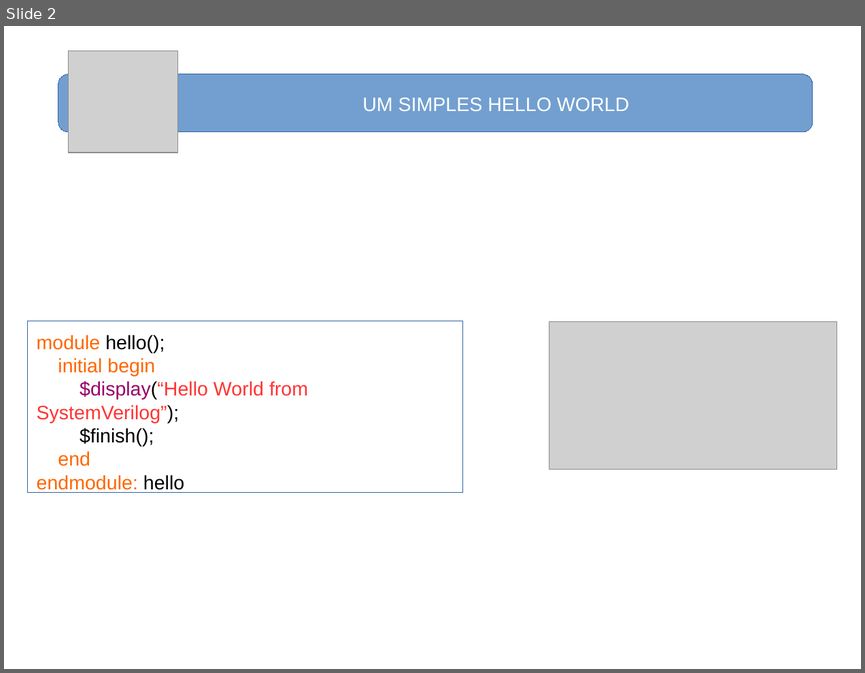
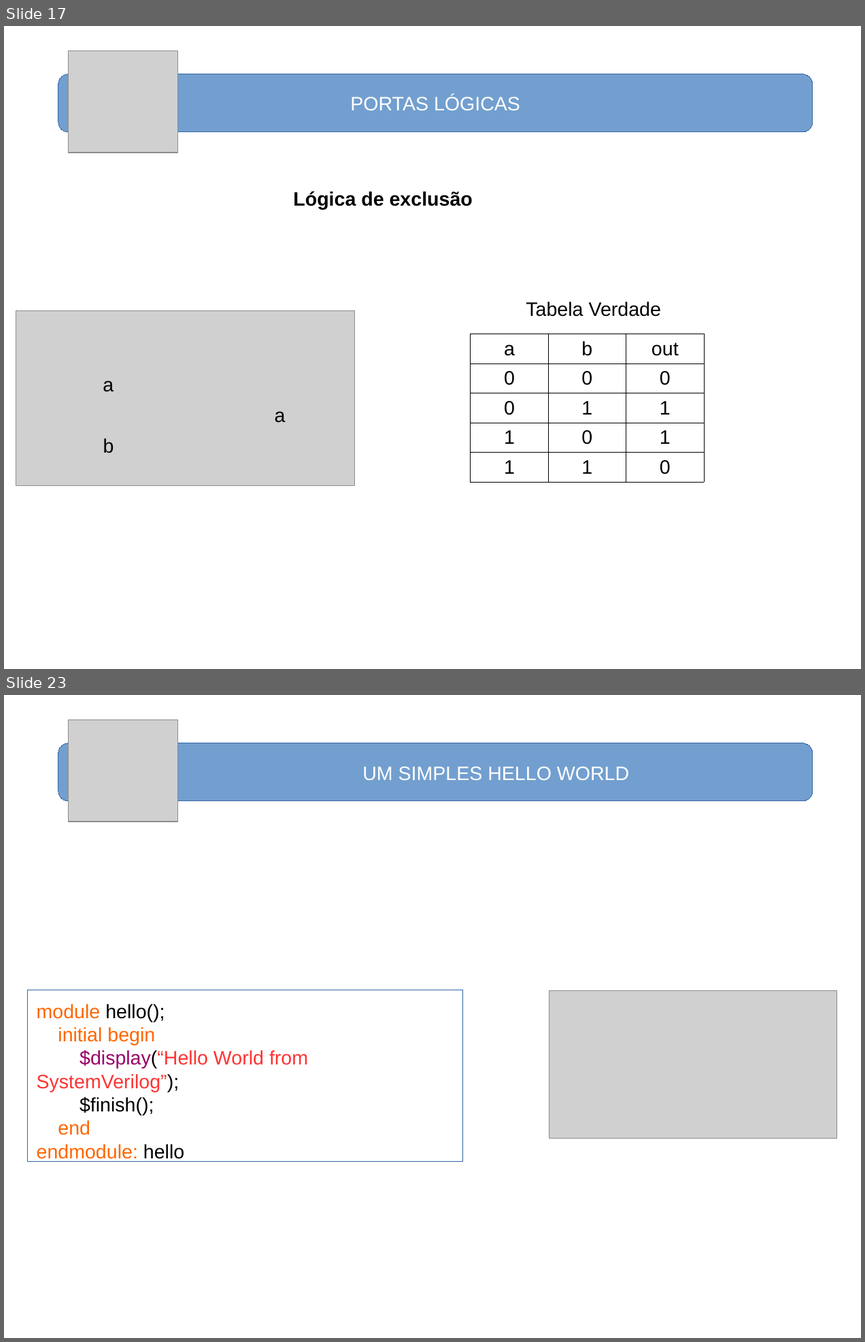
Before and after one commit to nelsoncsc/basicSV, a slide deck: docs/basicSV.odp. Shown one above the other, each under a label of ours: slide 2 before the commit, slides 17 and 23 after it; the slides between them are not shown. The pictures are 865x673 and 865x1342 pixels, drawn with LibreOffice and Linux fonts; fonts in the diff are those of the drawing; grey boxes stand for pictures. Boxes give left, top, right and bottom in pixels: in the first picture for what was removed or moved away, otherwise in the second. Text is boxed around its words. In the diff, an @@ line names an element or a change of style, - is before the commit and + after.

```diff
--- a/docs/basicSV.odp
+++ b/docs/basicSV.odp
@@ slide 17 added at (4,26,861,669), background #FFFFFF @@
@@ picture added at (68,51,177,152) @@
@@ rounded rectangle added at (58,74,813,131), fill #729FCF, outline #3465A4 0 pt, 18 pt, text #FFFFFF @@
+PORTAS LÓGICAS
@@ text added at (293,191,473,209), 18 pt, text #000000, bold @@
+Lógica de exclusão
@@ rounded rectangle added at (51,237,813,533), outline #FFFFFF 0 pt @@
@@ picture added at (16,310,355,485) @@
@@ text added at (526,301,661,316), 18 pt, text #000000 @@
+Tabela Verdade
@@ table added at (470,334,704,482), 5 rows, 3 columns @@
+a | b | out
+0 | 0 | 0
+0 | 1 | 1
+1 | 0 | 1
+1 | 1 | 0
@@ text added at (103,380,113,392), 18 pt, text #000000 @@
+a
@@ text added at (275,411,286,422), 18 pt, text #000000 @@
+a
@@ text added at (103,438,114,453), 18 pt, text #000000 @@
+b
@@ what was slide 2 is now slide 23 @@
```
Also in this commit, not shown: 1 slide changed, 20 other slides added.
